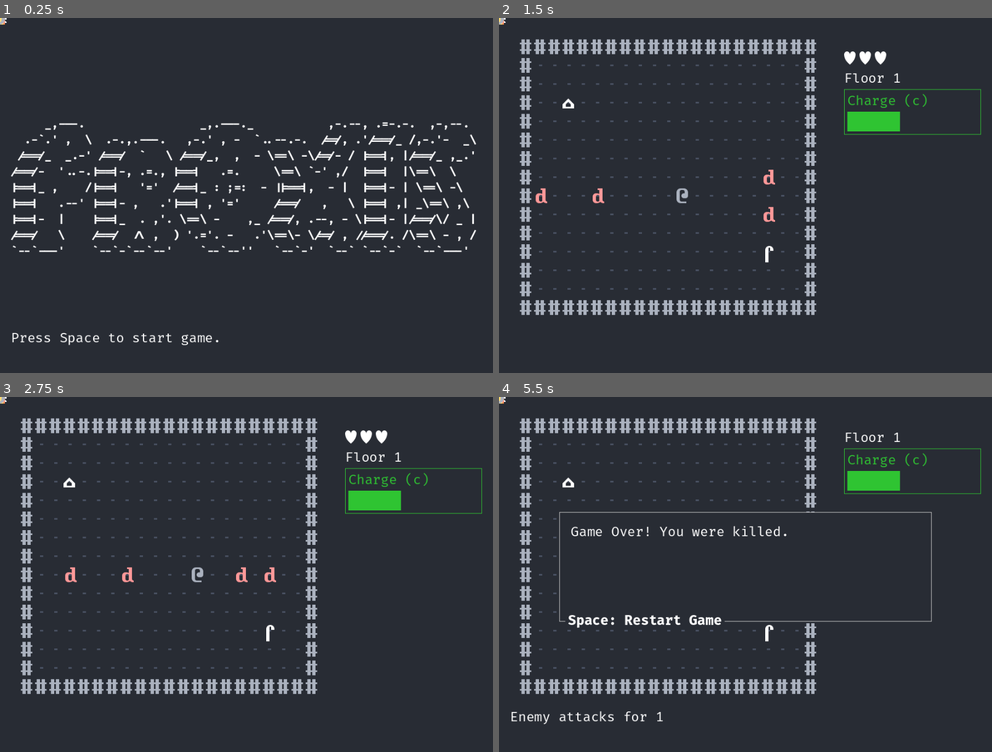
Above: before the commit, frames 1-4 (two rows, left to right).
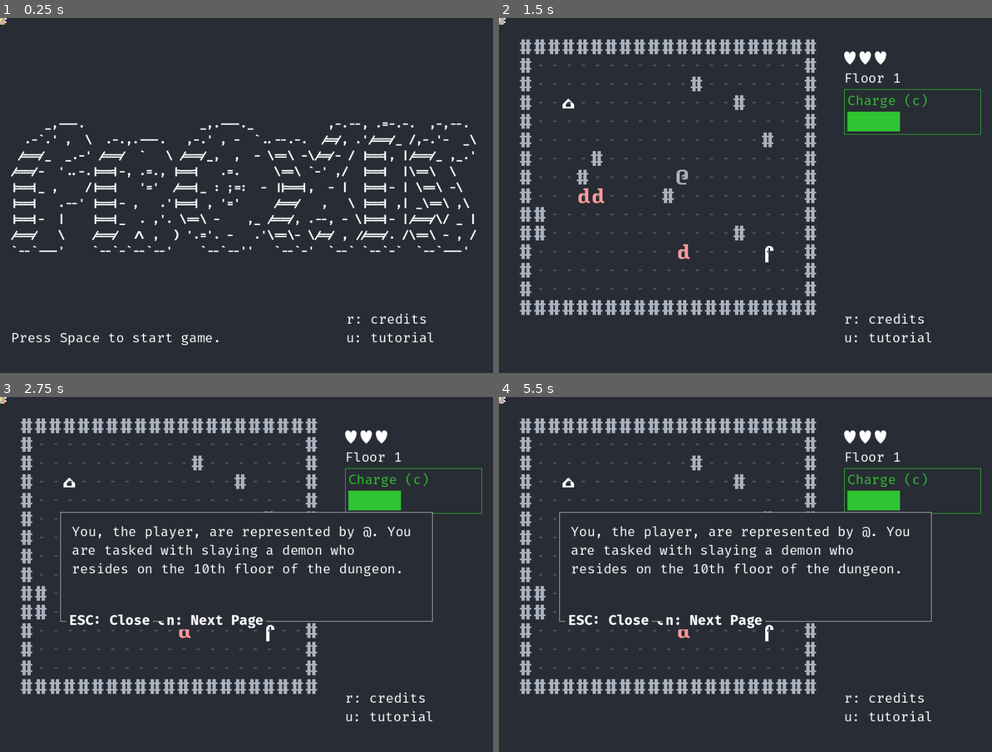
Above: after the commit, the same moments.

Repository: dave470003/froxis
Game: Godot game, scene res://scene/main/MainScene.tscn
The game is run twice, just before and just after one commit, with the same random seed, the same clock (stepped at 60 frames per second) and the same inputs.
Inputs:
- Up to frame 1 (0.25 s): no input
- Up to frame 2 (1.5 s): tap Space (init_game) at 0.5 s; hold Right (move_right) 0.53-1.28 s; tap N at 0.6 s; tap P at 0.8, 1.35 s; hold Down (move_down) from 1.28 s (still down)
- Up to frame 3 (2.75 s): tap R at 1.55, 2.1 s; tap Space (init_game) at 2 s; release Down (move_down) at 2.03 s; hold Right (move_right) from 2.03 s (still down); tap U at 2.3 s
- Up to frame 4 (5.5 s): tap Enter at 2.75, 5 s; release Right (move_right) at 2.78 s; hold Up (move_up) 2.78-3.53 s; tap U at 2.85, 5.3 s; tap N at 3.05, 4.35 s; tap Space (init_game) at 3.5, 3.6 s; hold Left (move_left) 3.53-5.03 s; tap P at 3.8, 5.1 s; tap Escape at 4.15 s; tap R at 4.55 s; hold Down (move_down) from 5.03 s (still down)

The runs differ from the first frame. In frame 1, 0.3% of the frame differs, in the area x 70-88%, y 83-92%; in frame 2, 1.4%; in frame 3, 4.5%; in frame 4, 5.4%, in the area x 2-98%, y 9-93%.

Commit message:
Add tutorial and credits

Diff:
--- a/scene/gui/Popup.gd
+++ b/scene/gui/Popup.gd
@@ -1,4 +1,8 @@
 extends PanelContainer
+
+var _pages
+var _page_number
+var _close_callback
 
 @onready var popupOption := preload("res://scene/gui/PopupOptionPanel1.tscn") as PackedScene
 
@@ -9,6 +13,25 @@
 # Called every frame. 'delta' is the elapsed time since the previous frame.
 func _process(delta):
 	pass
+
+func setup_pages(pages, close_callback):
+	_pages = pages
+	_page_number = 0
+	_close_callback = close_callback
+	var popup_text_node = get_node("PopupMargin/PopupText")
+	popup_text_node.text = _pages[_page_number]
+
+	var popup_option = popupOption.instantiate()
+	popup_option.setup_trigger_char(KEY_ESCAPE)
+	popup_option.get_node("PopupOptionMargin/PopupOption").text = "ESC: Close"
+	popup_option.setup_callable(Callable(self, "callback"), [_close_callback, []])
+	get_node('PopupOptionsContainer/PopupOptions').add_child(popup_option)
+
+	popup_option = popupOption.instantiate()
+	popup_option.setup_trigger_char(KEY_N)
+	popup_option.get_node("PopupOptionMargin/PopupOption").text = "n: Next Page"
+	popup_option.setup_callable(Callable(self, "next_page"), [])
+	get_node('PopupOptionsContainer/PopupOptions').add_child(popup_option)
 
 func setup(popup_text, popup_options):
 	var popup_text_node = get_node("PopupMargin/PopupText")
@@ -26,3 +49,59 @@
 	var outer_args = args[1]
 	outer_callback.callv(outer_args)
 	self.queue_free()
+
+func next_page(args):
+	for n in get_node('PopupOptionsContainer/PopupOptions').get_children():
+		get_node('PopupOptionsContainer/PopupOptions').remove_child(n)
+		n.queue_free()
+	_page_number = _page_number + 1
+
+	var popup_text_node = get_node("PopupMargin/PopupText")
+	popup_text_node.text = _pages[_page_number]
+
+	var popup_option = popupOption.instantiate()
+	popup_option.setup_trigger_char(KEY_ESCAPE)
+	popup_option.get_node("PopupOptionMargin/PopupOption").text = "ESC: Close"
+	popup_option.setup_callable(Callable(self, "callback"), [_close_callback, []])
+	get_node('PopupOptionsContainer/PopupOptions').add_child(popup_option)
+
+	popup_option = popupOption.instantiate()
+	popup_option.setup_trigger_char(KEY_P)
+	popup_option.get_node("PopupOptionMargin/PopupOption").text = "p: Prev Page"
+	popup_option.setup_callable(Callable(self, "prev_page"), [])
+	get_node('PopupOptionsContainer/PopupOptions').add_child(popup_option)
+
+	if _page_number < _pages.size() - 1:
+		popup_option = popupOption.instantiate()
+		popup_option.setup_trigger_char(KEY_N)
+		popup_option.get_node("PopupOptionMargin/PopupOption").text = "n: Next Page"
+		popup_option.setup_callable(Callable(self, "next_page"), [])
+		get_node('PopupOptionsContainer/PopupOptions').add_child(popup_option)
+
+func prev_page(args):
+	for n in get_node('PopupOptionsContainer/PopupOptions').get_children():
+		get_node('PopupOptionsContainer/PopupOptions').remove_child(n)
+		n.queue_free()
+	_page_number = _page_number - 1
+
+	var popup_text_node = get_node("PopupMargin/PopupText")
+	popup_text_node.text = _pages[_page_number]
+
+	var popup_option = popupOption.instantiate()
+	popup_option.setup_trigger_char(KEY_ESCAPE)
+	popup_option.get_node("PopupOptionMargin/PopupOption").text = "ESC: Close"
+	popup_option.setup_callable(Callable(self, "callback"), [_close_callback, []])
+	get_node('PopupOptionsContainer/PopupOptions').add_child(popup_option)
+
+	popup_option = popupOption.instantiate()
+	popup_option.setup_trigger_char(KEY_N)
+	popup_option.get_node("PopupOptionMargin/PopupOption").text = "n: Next Page"
+	popup_option.setup_callable(Callable(self, "next_page"), [])
+	get_node('PopupOptionsContainer/PopupOptions').add_child(popup_option)
+
+	if _page_number > 0:
+		popup_option = popupOption.instantiate()
+		popup_option.setup_trigger_char(KEY_P)
+		popup_option.get_node("PopupOptionMargin/PopupOption").text = "p: Prev Page"
+		popup_option.setup_callable(Callable(self, "prev_page"), [])
+		get_node('PopupOptionsContainer/PopupOptions').add_child(popup_option)
--- a/scene/gui/PopupOption1.gd
+++ b/scene/gui/PopupOption1.gd
@@ -23,5 +23,5 @@
 	_callback_arg = arg
 
 func _unhandled_input(event: InputEvent) -> void:
-	if event is InputEventKey and event.keycode == _triggerKeycode:
+	if event is InputEventKey and event.keycode == _triggerKeycode and event.is_pressed() and !event.is_echo():
 		_callback.call(_callback_arg)
--- a/scene/main/InitLevel.gd
+++ b/scene/main/InitLevel.gd
@@ -96,6 +96,17 @@
 			else:
 				_create_sprite(Floor, [_new_GroupName.FLOOR], x, y)
 
+	for i in range(0, 10):
+		var rand_x = _rng.randi_range(1, _new_DungeonSize.MAX_X - 1)
+		var rand_y = _rng.randi_range(1, _new_DungeonSize.MAX_Y - 1)
+
+		if _ref_DungeonBoard.has_sprite(_new_GroupName.SHRINE, rand_x, rand_y) \
+			or _ref_DungeonBoard.has_sprite(_new_GroupName.PC, rand_x, rand_y) \
+			or _ref_DungeonBoard.has_sprite(_new_GroupName.LADDER, rand_x, rand_y):
+			continue
+		_create_sprite(Wall, [_new_GroupName.WALL], rand_x, rand_y)
+
+
 # Called every frame. 'delta' is the elapsed time since the previous frame.
 func _process(delta) -> void:
 	pass
@@ -107,10 +118,10 @@
 		n.queue_free()
 	_ref_DungeonBoard.reset()
 	_ref_Schedule.reset()
-	_create_walls_and_floor()
-	_create_player()
 	_create_shrine()
 	_create_ladder()
+	_create_player()
+	_create_walls_and_floor()
 	_create_enemies()
 	level_started.emit(_level)
 
--- a/scene/main/MainGUI.tscn
+++ b/scene/main/MainGUI.tscn
@@ -79,6 +79,13 @@
 [node name="TeleportSkill" parent="MainHBoxContainer/SidebarVBoxContainer/Skills" instance=ExtResource("10_6ywmm")]
 layout_mode = 2
 
+[node name="BottomLabel" type="Label" parent="MainHBoxContainer/SidebarVBoxContainer"]
+layout_mode = 2
+size_flags_vertical = 3
+text = "r: credits
+u: tutorial"
+vertical_alignment = 2
+
 [node name="SplashScreen" type="PanelContainer" parent="."]
 layout_mode = 2
 size_flags_horizontal = 0
--- a/scene/main/MainScene.gd
+++ b/scene/main/MainScene.gd
@@ -338,3 +338,58 @@
 	get_node(TRAP_SKILL).reset()
 	get_node(SHURIKEN_SKILL).reset()
 	get_node(TELEPORT_SKILL).reset()
+
+func _unhandled_input(event: InputEvent) -> void:
+	if event is InputEventKey and event.keycode == KEY_R and event.is_pressed() and !event.is_echo():
+		_show_credits()
+	elif event is InputEventKey and event.keycode == KEY_U and event.is_pressed() and !event.is_echo():
+		_show_tutorial()
+
+func _show_credits():
+	_game_paused = true
+	var popup_node = popup.instantiate()
+	var gui_node = get_node("MainGUI")
+	gui_node.add_child(popup_node)
+	popup_node.setup(
+		"Froxis - A game by Foxtale Creative
+		Made for the 7DRL 2024 Challenge
+		Inspired by Bozar and Hoplite",
+		[
+			[
+				KEY_ESCAPE,
+				"ESC: Close Credits",
+				Callable(self, "resume"),
+				[]
+			]
+		]
+	)
+
+func _show_tutorial():
+	_game_paused = true
+	var popup_node = popup.instantiate()
+	var gui_node = get_node("MainGUI")
+	gui_node.add_child(popup_node)
+	popup_node.setup_pages([
+		"You, the player, are represented by @. You are tasked with slaying a demon who resides on the 10th floor of the dungeon.",
+		"The ladder to the next floor is marked by ⌠. There is also a shrine on each level marked by ⌂. Visiting it will grant you special powers to help you on your journey.",
+		"Various creatures will try to stop you:
+		d - a slow, fragile dwarf.
+		T - a troll with three hitpoints.
+		h - a quick, flying harpy with two hitpoints.
+		e - a fragile elf who will try to shoot you from up to four spaces away.
+		D - the demon you are to slay, a fearsome creature",
+		"Luckily you have some skills you can master:
+		Charge: pressing c will make the next attack a charge attack. Initially this is just a little extra movement, but you can upgrade it to perform a powerful stomp attack after your charge.",
+		"Invisibility: You will turn invisible for 3 turns, or until you attack someone. Enemies will not come after you.
+		Lay Trap: Lay down a trap which will injure ground-walking enemies who come across it.",
+		"Shuriken: After movement, hurl a shuriken at the nearest enemy in range of 3 spaces.
+		Teleport: Teleport to a random square in the arena. Upgrading it will allow it to deal damage.",
+		"How combat works:
+		If you were to move (or charge) into an enemy, stop in front of them and deal them damage instead. Then, after your move (or your attack), you will swing your sword around you, hitting anyone adjacent to you and dealing them damage. The range of this sweep can be upgraded in-game.
+		Enemies will then take turns moving towards you, and dealing you damage.",
+		"You'll figure out the rest yourself.
+		Best of luck!"
+	], Callable(self, "resume"),)
+
+func resume():
+	_game_paused = false
